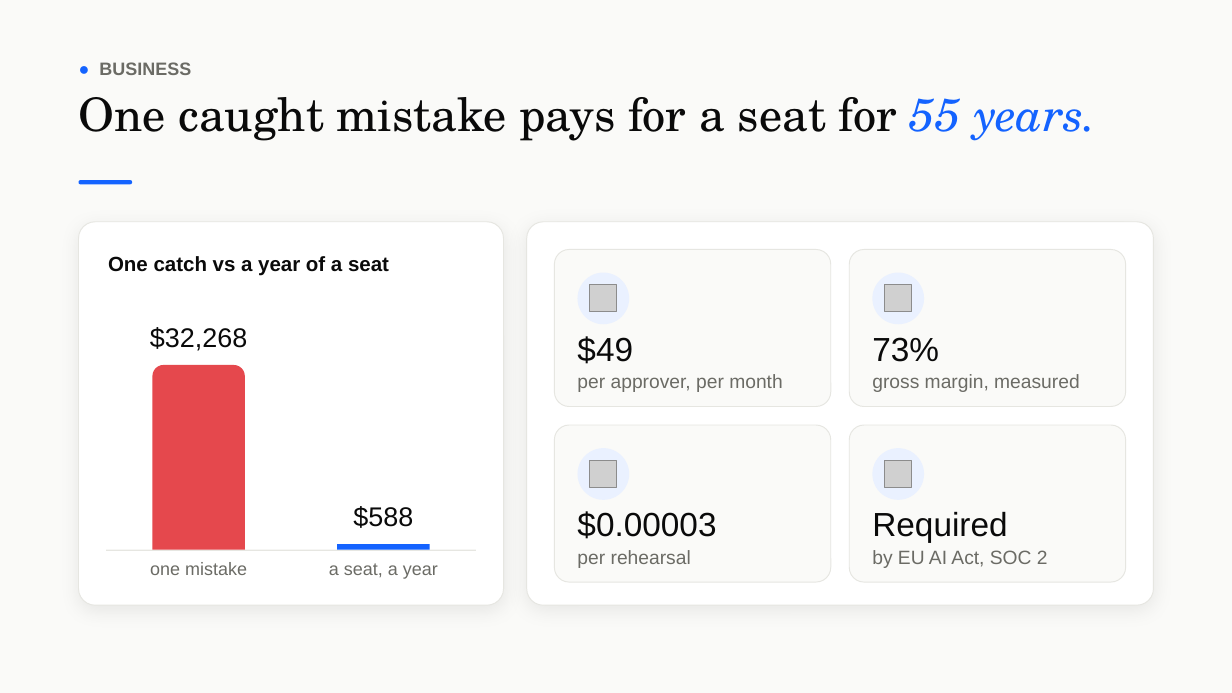
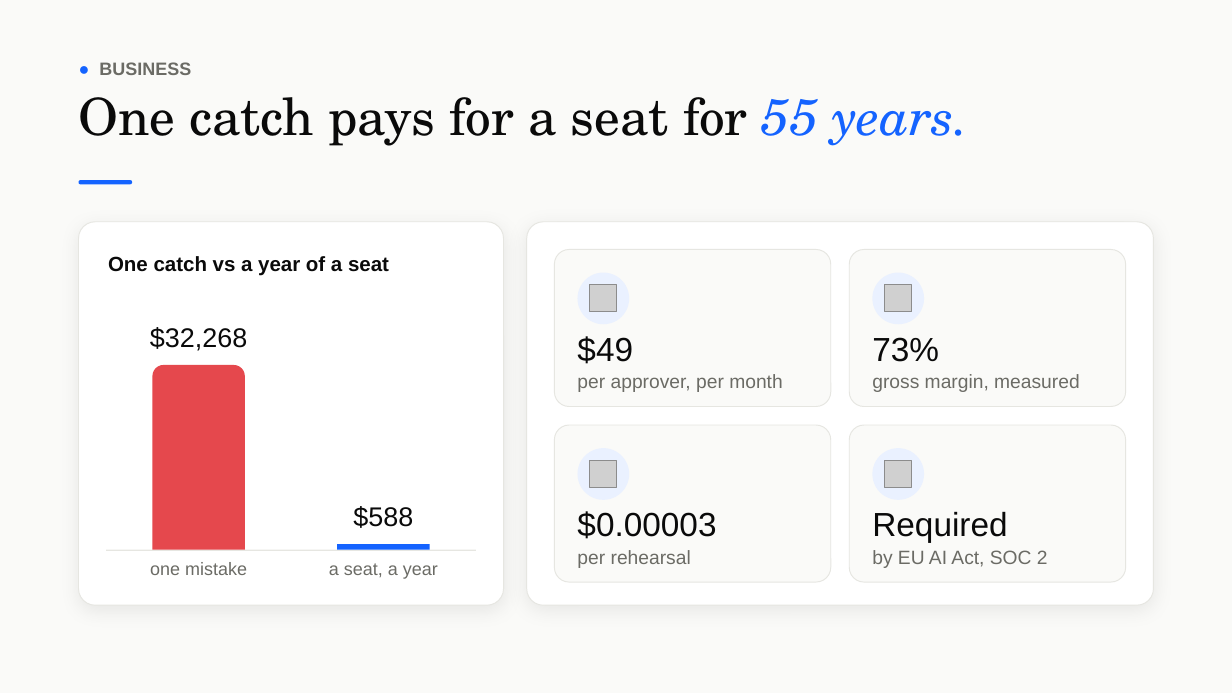
Before and after one commit to vidigoat/stunt-double, a slide deck: slide 10 of presentation/StuntDouble.pptx. Drawn at 1232x693 pixels with LibreOffice and Linux fonts; fonts in the diff are those of the drawing; grey boxes stand for pictures. Boxes give left, top, right and bottom in pixels: in the first picture for what was removed or moved away, otherwise in the second. Text is boxed around its words. In the diff, an @@ line names an element or a change of style, - is before the commit and + after.

```diff
--- a/presentation/StuntDouble.pptx
+++ b/presentation/StuntDouble.pptx
@@ text at <box>79,97,969,146</box>: text changed; size 36 to 40 pt @@
-One caught mistake pays for a seat for 55 years.
+One catch pays for a seat for 55 years.
```
Also in this commit, not shown: 1 other slide changed, 2 other files.
